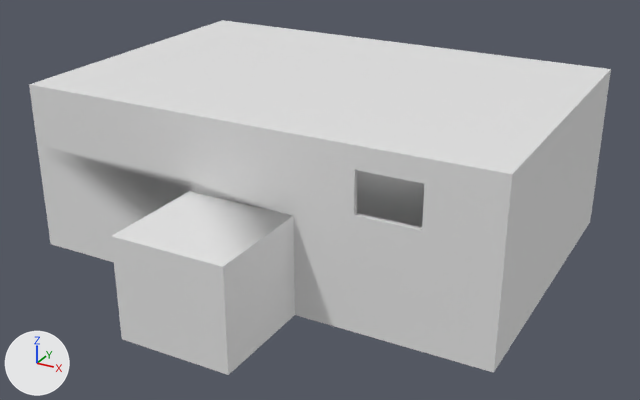
What one commit did to the FBX model TBA-MasterD/Assets/Prefabs/Fabio/FBX/MapExtension/MapExtension - ElevatorControlRoom.fbx.
Rendered twice from a camera (50 mm lens) standing at (22.85, -53.44, 13.15) and looking at (13.25, -35.98, 4.42). Every picture has the same lights, and +X, +Y and +Z are marked at lower left.

Objects in the first picture: 'ElevatorControlRoomCeiling', 'ElevatorControlRoomFloor', 'ElevatorControlRoomWall'.
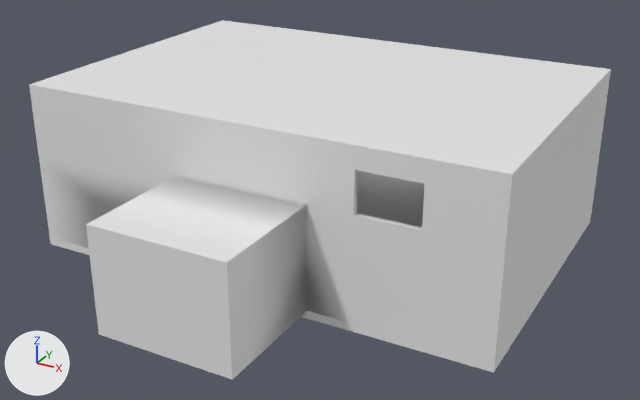
Edits to the bpy script that builds the scene:
```text
Change me_cube_597:
    used by ob_elevatorcontrolroomwall; location = (14.69, -25.38, 3.0)
    remove me_cube_597.from_pydata(...)  # 144 vertices, 146 faces; spans x -8.0..4.0, y -15.89..-5.06, z 0.0..3.9
    add me_cube_597.from_pydata(...)  # 184 vertices, 191 faces; spans x -8.0..4.0, y -16.21..-5.06, z 0.0..3.9
    me_cube_597 part 1
    20 faces are deleted
    2 vertices are added at (-0.63, -16.21, 2.25), (-3.37, -16.21, 2.25)
    11 new vertices lie (-0.33, 0.0, 0.0) away from vertices in x -3.37, y -15.89..-13.12, z 0.0..3.9
    11 new vertices lie (0.33, 0.0, 0.0) away from vertices in x -0.63, y -15.89..-13.12, z 0.0..3.9
    6 new vertices lie (0.0, -2.64, 0.0) away from vertices in x -3.7..-0.3, y -13.25, z 2.25..2.57
    10 new vertices lie (0.0, -0.32, 0.0) away from vertices in x -3.7..-0.3, y -15.89, z 0.0..2.57
    65 new faces join them
```

Changed parts and their boxes (x1, y1, x2, y2) in the pictures (640 x 400 px):
'ElevatorControlRoomWall', reshaped: before (30, 77, 610, 367); after (30, 77, 610, 380)
part 1 of me_cube_597, built on: before (34, 93, 355, 323); after (34, 93, 355, 380)
